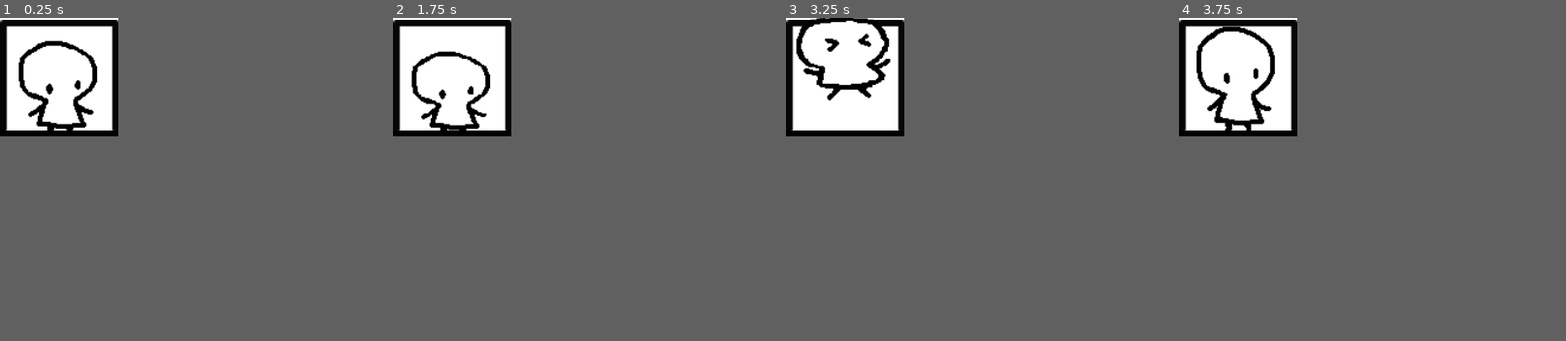
Above: before the commit, frames 1-4 (left to right).
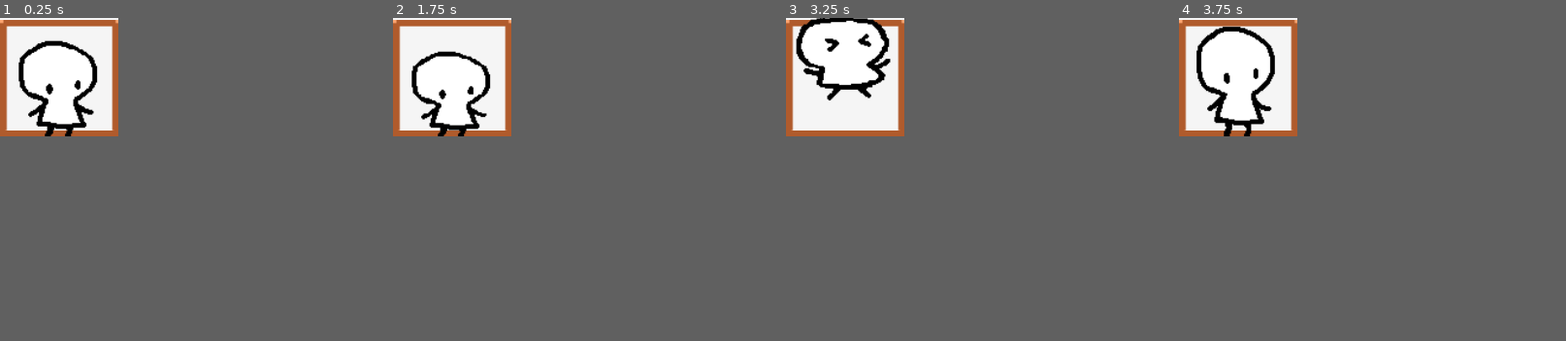
Above: after the commit, the same moments.

Repository: shane533/FrameBreaker
Game: Godot game, scene res://main.tscn
The game is run twice, just before and just after one commit, with the same random seed, the same clock (stepped at 60 frames per second) and the same inputs.
Inputs (mouse positions are % of the whole screen's width and height, from its top left):
- Up to frame 1 (0.25 s): no input
- Up to frame 2 (1.75 s): tap Enter at 0.5, 0.6, 1.35 s; move the mouse to (11, 8) at 0.52 s; hold Right 0.53-1.28 s; click (11, 8) at 0.67 s; move the mouse to (5, 10) at 1.27 s; hold Down from 1.28 s (still down)
- Up to frame 3 (3.25 s): move the mouse to (9, 5) at 2.02 s; release Down at 2.03 s; hold Right 2.03-2.78 s; tap Enter at 2.1, 2.85 s; move the mouse to (7, 13) at 2.77 s; hold Up from 2.78 s (still down); click (7, 13) at 2.92 s
- Up to frame 4 (3.75 s): move the mouse to (12, 12) at 3.52 s; release Up at 3.53 s; hold Left from 3.53 s (still down); tap Enter at 3.6 s
The pictures show only the part of the screen within x 0-50%, y 0-50%; the shares and areas given below are measured in that part.

The runs differ from the first frame. In frame 1, 2.4% of the frame differs, in the area x 0-31%, y 0-37%; in frame 2, 2.4%; in frame 3, 2.0%; in frame 4, 2.4%.

Commit message:
updating
inputing hint; sfx replacement

Diff:
--- a/main.gd
+++ b/main.gd
@@ -141,6 +141,7 @@
 @export var second_menu: Control
 @export var games_menu: Control
 @export var mine_sweep: MineSweep
+@export var name_label: Label
 
 var menu_item_ts = load("res://menu_item.tscn")
 
@@ -152,6 +153,7 @@
 var _is_desktop_debug = false
 
 func init():
+	name_label.text = "妈"
 	_state = GameState.BEFORE_START
 	get_viewport().size = Vector2(INIT_W, INIT_H)
 	get_window().size = Vector2(INIT_W, INIT_H)
@@ -234,14 +236,16 @@
 		newLineMine.visible = true
 		newLineMine.get_child(1).text = "锟斤拷烫烫烫"#input_text.text
 		input_text.text = ""
+		name_label.text = "正在输入中..."
 		var tween = create_tween()
 		tween.tween_property(content, "position:y", 50, 0.1)
-		tween.tween_interval(1)
+		tween.tween_interval(3)
 		tween.tween_property(content, "position:y", 0, 0.1)
 
 		tween.tween_callback(jump_down)
 
 func jump_down():
+	name_label.text = "妈"
 	newLineYours.visible = true
 	$WX/Control/Content/NewLineYours/NewMessage.play()
 	avatar.play("fall")
@@ -549,7 +553,7 @@
 	tex.get_image().save_png("user://FrameBreaker.png")
 
 func explode():
-
+	$MineSweep/ExplodeSFX.play()
 	var direction = [1,3,7,9].pick_random()
 	#direction = 3
 
--- a/main.tscn
+++ b/main.tscn
@@ -1,6 +1,5 @@
-[gd_scene load_steps=131 format=3 uid="uid://qsc1p3jienqa"]
-
-[ext_resource type="Texture2D" uid="uid://bgxyslds8up10" path="res://Res/UI/wx/wx_bg.png" id="1_v0lvc"]
+[gd_scene load_steps=133 format=3 uid="uid://qsc1p3jienqa"]
+
 [ext_resource type="Texture2D" uid="uid://dvmva7y0mseeo" path="res://Res/desktop.jpg" id="1_ytt4q"]
 [ext_resource type="Script" path="res://main.gd" id="2_thuqy"]
 [ext_resource type="Texture2D" uid="uid://11t67ydofdrd" path="res://Res/LeftList/1_.png" id="3_c85r1"]
@@ -24,6 +23,7 @@
 [ext_resource type="Texture2D" uid="uid://dblgcnfby75r1" path="res://Res/LeftList/7_.png" id="9_n605n"]
 [ext_resource type="Texture2D" uid="uid://b2kuqg1dqmpk1" path="res://Res/LeftList/8_.png" id="10_g8hqu"]
 [ext_resource type="Texture2D" uid="uid://dqkhrx74u5ap" path="res://Res/anim/idle.png" id="11_o0qj7"]
+[ext_resource type="Texture2D" uid="uid://bgabcpcibw8wa" path="res://Res/UI/wx/960×800_背景2.png" id="11_saxwd"]
 [ext_resource type="Texture2D" uid="uid://2sa8ug6m5080" path="res://Res/LeftList/9_.png" id="11_wnqba"]
 [ext_resource type="Texture2D" uid="uid://ccx6070272jv7" path="res://Res/anim/jump.png" id="12_regol"]
 [ext_resource type="Texture2D" uid="uid://uo5e86ng13td" path="res://Res/LeftList/10_.png" id="12_t4nbc"]
@@ -45,10 +45,11 @@
 [ext_resource type="Texture2D" uid="uid://bwt36i6c6o80h" path="res://Res/anim/look_up.png" id="34_e6sbh"]
 [ext_resource type="Script" path="res://mine_sweep.gd" id="39_avxpt"]
 [ext_resource type="Texture2D" uid="uid://0gw1dahvn302" path="res://Res/UI/minesweep/604×782_扫雷_空白背景.png" id="39_mi45q"]
-[ext_resource type="AudioStream" uid="uid://be25gvewa7neh" path="res://Res/sfx/glass_break.mp3" id="40_4xqhp"]
 [ext_resource type="FontFile" uid="uid://bdlo0w3gdm85o" path="res://Res/font/windows-xp-tahoma/windows-xp-tahoma.ttf" id="41_6wad0"]
+[ext_resource type="AudioStream" uid="uid://da4k2aj5i634c" path="res://Res/sfx/glasscrash.mp3" id="42_cilv5"]
 [ext_resource type="AudioStream" uid="uid://cgyl634dmlclt" path="res://Res/sfx/wx/new_message.mp3" id="44_uubcy"]
 [ext_resource type="AudioStream" uid="uid://clanvqf2t6o43" path="res://Res/sfx/mouse/click.wav" id="48_8osid"]
+[ext_resource type="AudioStream" uid="uid://bwnwuqv2n8nwt" path="res://Res/sfx/minesweep/explode.mp3" id="49_ec5wj"]
 [ext_resource type="Texture2D" uid="uid://dkbmhgqrsw7j8" path="res://Res/UI/task_bottom/wx1.png" id="49_k0vho"]
 [ext_resource type="Texture2D" uid="uid://by1e1vn2pdxr5" path="res://Res/UI/task_bottom/wx2.png" id="50_7mevu"]
 [ext_resource type="Texture2D" uid="uid://dsr6ggdxm8nlx" path="res://Res/UI/task_bottom/ms.png" id="51_jentf"]
@@ -56,6 +57,12 @@
 [sub_resource type="LabelSettings" id="LabelSettings_ccngg"]
 font = ExtResource("41_6wad0")
 font_size = 32
+
+[sub_resource type="LabelSettings" id="LabelSettings_88kmg"]
+font_size = 24
+font_color = Color(0, 0, 0, 1)
+shadow_size = 0
+shadow_offset = Vector2(2.08165e-12, 2.08165e-12)
 
 [sub_resource type="StyleBoxEmpty" id="StyleBoxEmpty_ofpy5"]
 
@@ -644,7 +651,7 @@
 "speed": 5.0
 }]
 
-[node name="Node2D" type="Sprite2D" node_paths=PackedStringArray("avatar", "bottom", "content", "newLineMine", "newLineYours", "wx_yundong", "tap_label", "input_text", "scroller", "start_menu", "left_list", "right_list", "second_menu", "games_menu", "mine_sweep")]
+[node name="Node2D" type="Sprite2D" node_paths=PackedStringArray("avatar", "bottom", "content", "newLineMine", "newLineYours", "wx_yundong", "tap_label", "input_text", "scroller", "start_menu", "left_list", "right_list", "second_menu", "games_menu", "mine_sweep", "name_label")]
 position = Vector2(-2016, -379)
 scale = Vector2(1.7, 1.7)
 texture = ExtResource("1_ytt4q")
@@ -665,6 +672,7 @@
 second_menu = NodePath("StartMenu/AllPrograms")
 games_menu = NodePath("StartMenu/GameMenu")
 mine_sweep = NodePath("MineSweep")
+name_label = NodePath("WX/Control/NameLabel")
 
 [node name="TextureButton" type="TextureButton" parent="."]
 offset_top = 930.0
@@ -740,7 +748,7 @@
 
 [node name="WX" type="Sprite2D" parent="."]
 position = Vector2(315, 120)
-texture = ExtResource("1_v0lvc")
+texture = ExtResource("11_saxwd")
 centered = false
 
 [node name="Control" type="Control" parent="WX"]
@@ -748,6 +756,15 @@
 anchors_preset = 0
 offset_right = 40.0
 offset_bottom = 40.0
+
+[node name="NameLabel" type="Label" parent="WX/Control"]
+layout_mode = 0
+offset_left = 412.647
+offset_top = 25.2941
+offset_right = 452.647
+offset_bottom = 60.2941
+text = "妈"
+label_settings = SubResource("LabelSettings_88kmg")
 
 [node name="ScrollContainer" type="ScrollContainer" parent="WX/Control"]
 layout_mode = 0
@@ -888,7 +905,7 @@
 script = ExtResource("6_uww3v")
 
 [node name="GlassBreak" type="AudioStreamPlayer2D" parent="WX/Control/Content/FirstLine/AvatarFrame"]
-stream = ExtResource("40_4xqhp")
+stream = ExtResource("42_cilv5")
 
 [node name="NewLineMine" type="TextureRect" parent="WX/Control/Content"]
 layout_mode = 0
@@ -965,6 +982,9 @@
 animation = &"normal_jump"
 script = ExtResource("6_uww3v")
 
+[node name="ExplodeSFX" type="AudioStreamPlayer2D" parent="MineSweep"]
+stream = ExtResource("49_ec5wj")
+
 [node name="ClickSFX" type="AudioStreamPlayer2D" parent="."]
 stream = ExtResource("48_8osid")
 
--- a/menu_item.gd
+++ b/menu_item.gd
@@ -15,6 +15,7 @@
 @export var highlight: TextureRect
 @export var icon: TextureRect
 @export var label: Label
+@export var arrow: TextureRect
 
 var _id: eMenuID
 var _is_sub: bool
@@ -22,6 +23,7 @@
 func init(id, url, dname, is_sub):
 	_id = id
 	_is_sub = is_sub
+	arrow.visible = id == eMenuID.GAMES
 	highlight.visible = false
 	highlight.texture = load("res://Res/UI/menu/blue_1.png") if is_sub else load("res://Res/UI/menu/blue_2.png")
 	var png = "res://Res/Icon/menu_icon/%s" % url
@@ -39,9 +41,10 @@
 	if is_highlight:
 		label.label_settings.font_color = Color.WHITE
 		#set("theme_override_colors/font_color", Color.WHITE)
-
+		arrow.texture = load("res://Res/UI/menu/arrow_white.png")
 	else:
 		label.label_settings.font_color = Color.BLACK
+		arrow.texture = load("res://Res/UI/menu/arrow_black.png")
 		#set("theme_override_colors/font_color", Color.BLACK)
 
 # Called when the node enters the scene tree for the first time.
--- a/menu_item.tscn
+++ b/menu_item.tscn
@@ -1,16 +1,17 @@
-[gd_scene load_steps=6 format=3 uid="uid://bu1mtuuva45sf"]
+[gd_scene load_steps=7 format=3 uid="uid://bu1mtuuva45sf"]
 
 [ext_resource type="Script" path="res://menu_item.gd" id="1_qaqcx"]
 [ext_resource type="Texture2D" uid="uid://vnfk1pdrsj8s" path="res://Res/UI/menu/blue_1.png" id="2_t0xa5"]
 [ext_resource type="Texture2D" uid="uid://bhpvkervvosok" path="res://Res/Icon/menu_icon/MyGames.png" id="3_ym6l1"]
 [ext_resource type="FontFile" uid="uid://bdlo0w3gdm85o" path="res://Res/font/windows-xp-tahoma/windows-xp-tahoma.ttf" id="4_7kpxs"]
+[ext_resource type="Texture2D" uid="uid://jqqymotwo2pl" path="res://Res/UI/menu/arrow_black.png" id="5_3iwqs"]
 
 [sub_resource type="LabelSettings" id="LabelSettings_e5scg"]
 font = ExtResource("4_7kpxs")
 font_size = 24
 font_color = Color(0, 0, 0, 1)
 
-[node name="TextureRect" type="Control" node_paths=PackedStringArray("highlight", "icon", "label")]
+[node name="TextureRect" type="Control" node_paths=PackedStringArray("highlight", "icon", "label", "arrow")]
 custom_minimum_size = Vector2(200, 45)
 layout_mode = 3
 anchors_preset = 0
@@ -18,6 +19,7 @@
 highlight = NodePath("Highlight")
 icon = NodePath("Icon")
 label = NodePath("Label")
+arrow = NodePath("Arrow")
 
 [node name="Highlight" type="TextureRect" parent="."]
 layout_mode = 2
@@ -44,5 +46,14 @@
 text = "Minesweep"
 label_settings = SubResource("LabelSettings_e5scg")
 
+[node name="Arrow" type="TextureRect" parent="."]
+layout_mode = 0
+offset_left = 184.0
+offset_top = 12.0
+offset_right = 224.0
+offset_bottom = 52.0
+scale = Vector2(0.5, 0.5)
+texture = ExtResource("5_3iwqs")
+
 [connection signal="mouse_entered" from="." to="." method="_on_mouse_entered"]
 [connection signal="mouse_exited" from="." to="." method="_on_mouse_exited"]
--- a/project.godot
+++ b/project.godot
@@ -19,6 +19,7 @@
 
 window/size/viewport_width=960
 window/size/viewport_height=800
+window/size/resizable=false
 
 [rendering]
 
Renamed: Res/UI/menu/箭头_黑.png -> Res/UI/menu/arrow_black.png
Not shown, changed: Res/UI/menu/arrow_black.png.import
Renamed: Res/UI/menu/箭头_白.png -> Res/UI/menu/arrow_white.png
Not shown, changed: Res/UI/menu/arrow_white.png.import
Binary file changed: Res/UI/wx/72×4_bottom.png
Binary file changed: Res/UI/wx/72×72_bottomless_frame.png
Binary file changed: Res/UI/wx/72×72_empty_frame.png
Binary file added: Res/UI/wx/960×800_背景2.png
Not shown, added: Res/UI/wx/960×800_背景2.png.import
Not shown, removed: Res/sfx/glass_break.mp3.import
Not shown, added: Res/sfx/glasscrash.mp3.import
Not shown, added: Res/sfx/minesweep/explode.mp3.import
(and 3 more such lines)
